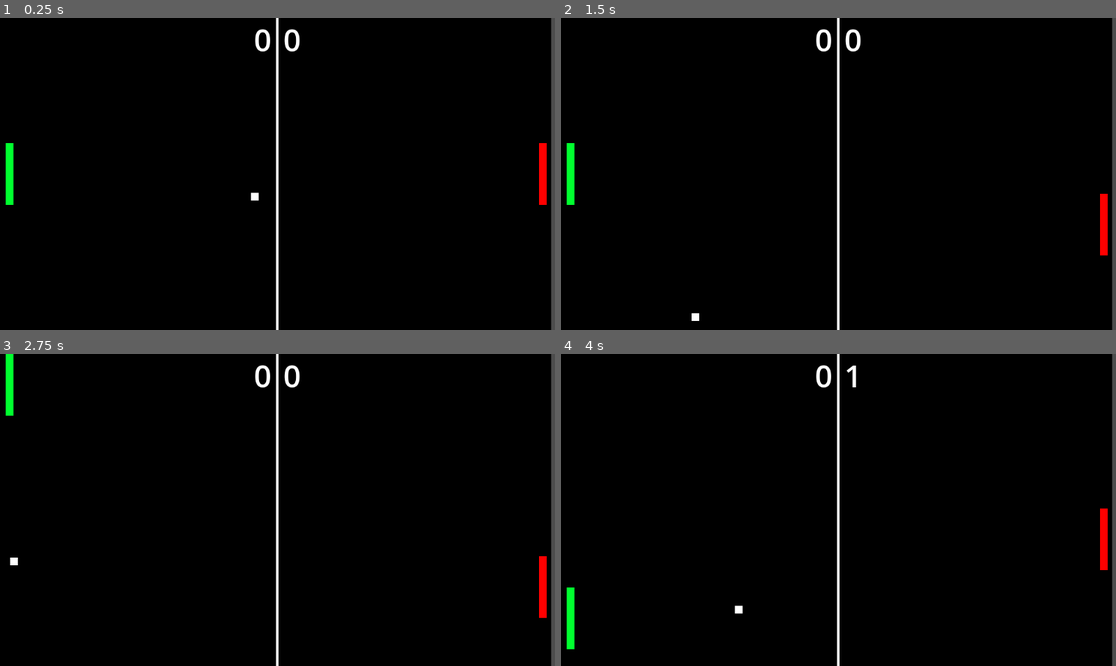
Above: before the commit, frames 1-4 (two rows, left to right).
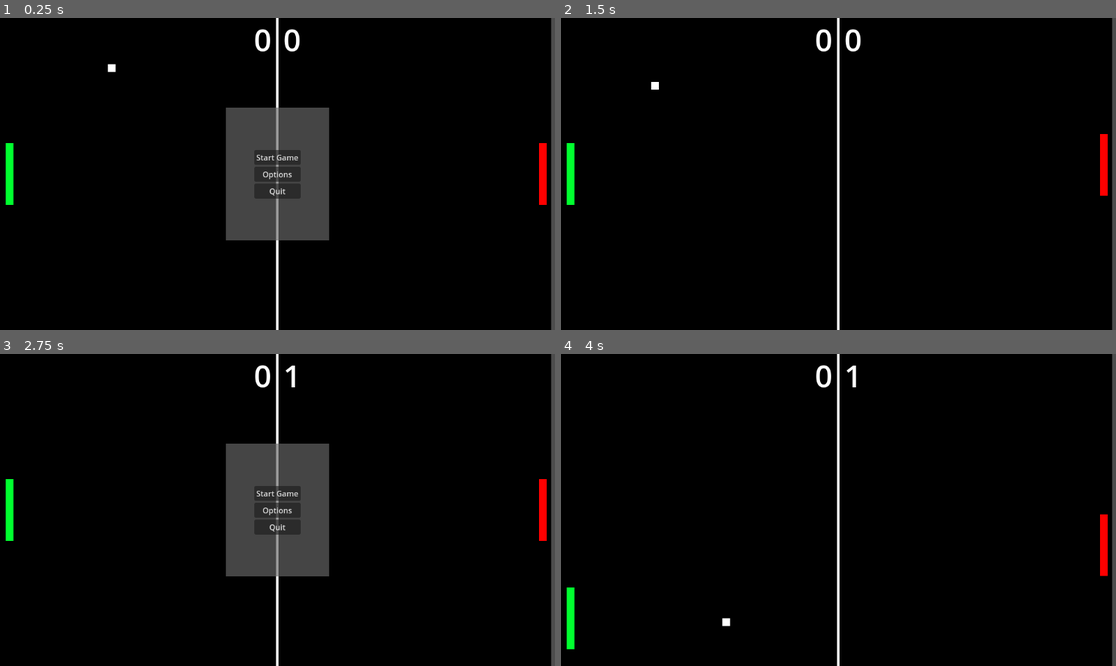
Above: after the commit, the same moments.

Repository: mlioz/pong
Game: Godot game, scene res://main.tscn
Same seed, same stepped clock (60 frames per second), same inputs: the game is played once before the commit and once after it.
Inputs (mouse positions are in pixels of both pictures, inside the frame that each line leads up to):
- Up to frame 1 (0.25 s): no input
- Up to frame 2 (1.5 s): click (838, 174) at 0.5 s, where only the run after the commit has a clickable "Options"; click (838, 158) at 1.25 s, where only the run after the commit has a clickable "Start Game"
- Up to frame 3 (2.75 s): hold Up (ui_up) from 2.03 s (still down)
- Up to frame 4 (4 s): release Up (ui_up) at 2.75 s; click (838, 494) at 2.75 s, where only the run after the commit has a clickable "Start Game"; hold Down (ui_down) from 3.53 s (still down)

The runs differ from the first frame. In frame 1, 8.0% of the frame differs, in the area x 19-60%, y 14-72%; in frame 2, 0.6%; in frame 3, 9.2%, in the area x 1-99%, y 0-85%; in frame 4, 0.1%.

Commit message:
added pause menu

Diff:
--- a/ai.gd
+++ b/ai.gd
@@ -11,6 +11,10 @@
 func _draw():
 	draw_rect(Rect2(paddle_size.x / 2 * -1, paddle_size.y / 2 * -1, paddle_size.x, paddle_size.y), color, true)
 
+func center_paddle_position() -> void:
+	position.x = screen_size.x - 25
+	position.y = screen_size.y / 2
+
 func _process(delta: float) -> void:
 	position.y += position.direction_to(ball_position).normalized().y * speed * delta
 
--- a/main.gd
+++ b/main.gd
@@ -1,23 +1,30 @@
 extends Node2D
 
 @onready var screen_size: Vector2 = get_viewport().size
-@onready var ui_player_score = $UI/MarginContainer/VBoxContainer/HBoxContainer/PlayerScore
-@onready var ui_ai_score = $UI/MarginContainer/VBoxContainer/HBoxContainer/AIScore
+@onready var ui_player_score = $UI/Score/MarginContainer/VBoxContainer/HBoxContainer/PlayerScore
+@onready var ui_ai_score = $UI/Score/MarginContainer/VBoxContainer/HBoxContainer/AIScore
+@onready var ui_play_button: Button = $UI/MainMenu/MarginContainer/VBoxContainer/Start
+@onready var ui_quit_button: Button = $UI/MainMenu/MarginContainer/VBoxContainer/Quit
 
 var score_player: int = 0
 var score_ai: int = 0
 
 func _ready() -> void:
-	start_game()
+	ui_play_button.pressed.connect(start_game)
+
+	$Player.center_paddle_position()
+	$AI.center_paddle_position()
+
+	pause()
+
+func _process(_delta: float) -> void:
+	if Input.is_action_just_pressed("pause"):
+		ui_play_button.text = "Resume"
+		pause()
 
 func start_game() -> void:
-	$Player.position.x = 20
-	$Player.position.y = screen_size.y / 2
-
-	$AI.position.x = screen_size.x - 25
-	$AI.position.y = screen_size.y / 2
-
-	$Ball.start()
+	ui_play_button.text = "Start Game"
+	unpause()
 
 func game_over() -> void:
 	if $Ball.position.x < 0:
@@ -27,11 +34,24 @@
 		score_player += 1
 		ui_player_score.text = str(score_player)
 
+	$Player.center_paddle_position()
+	$AI.center_paddle_position()
+	$Ball.start()
+
 	print("Game Over. Player score: %s, AI score: %s" % [score_player, score_ai])
-	start_game()
+
+	pause()
 
 func _on_timer_timeout() -> void:
 	$Ball.speed += 50
 
 func _on_ball_body_entered(body: Node) -> void:
 	print("Contact with %s" % body.name)
+
+func pause() -> void:
+	get_tree().paused = true
+	$UI/MainMenu.show()
+
+func unpause() -> void:
+	get_tree().paused = false
+	$UI/MainMenu.hide()
--- a/menu.gd
+++ /dev/null
@@ -1,10 +0,0 @@
-extends Control
-
-func _on_play_pressed() -> void:
-	get_tree().change_scene_to_file("res://main.tscn")
-
-func _on_options_pressed() -> void:
-	pass # Replace with function body.
-
-func _on_quit_pressed() -> void:
-	get_tree().quit()
--- a/menu.tscn
+++ /dev/null
@@ -1,46 +0,0 @@
-[gd_scene load_steps=2 format=3 uid="uid://2mmvhkk70cd"]
-
-[ext_resource type="Script" uid="uid://cbv2k22tml8t1" path="res://menu.gd" id="1_lti8b"]
-
-[node name="Menu" type="Control"]
-layout_mode = 3
-anchors_preset = 15
-anchor_right = 1.0
-anchor_bottom = 1.0
-grow_horizontal = 2
-grow_vertical = 2
-script = ExtResource("1_lti8b")
-
-[node name="MarginContainer" type="MarginContainer" parent="."]
-layout_mode = 1
-anchors_preset = 8
-anchor_left = 0.5
-anchor_top = 0.5
-anchor_right = 0.5
-anchor_bottom = 0.5
-offset_left = -35.0
-offset_top = -50.5
-offset_right = 35.0
-offset_bottom = 50.5
-grow_horizontal = 2
-grow_vertical = 2
-
-[node name="VBoxContainer" type="VBoxContainer" parent="MarginContainer"]
-layout_mode = 2
-
-[node name="Play" type="Button" parent="MarginContainer/VBoxContainer"]
-layout_mode = 2
-text = "Play"
-
-[node name="Options" type="Button" parent="MarginContainer/VBoxContainer"]
-layout_mode = 2
-text = "Options
-"
-
-[node name="Quit" type="Button" parent="MarginContainer/VBoxContainer"]
-layout_mode = 2
-text = "Quit"
-
-[connection signal="pressed" from="MarginContainer/VBoxContainer/Play" to="." method="_on_play_pressed"]
-[connection signal="pressed" from="MarginContainer/VBoxContainer/Options" to="." method="_on_options_pressed"]
-[connection signal="pressed" from="MarginContainer/VBoxContainer/Quit" to="." method="_on_quit_pressed"]
--- a/player.gd
+++ b/player.gd
@@ -9,7 +9,11 @@
 func _draw():
 	draw_rect(Rect2(paddle_size.x / 2 * -1, paddle_size.y / 2 * -1, paddle_size.x, paddle_size.y), color, true)
 
-func _physics_process(delta: float) -> void:
+func center_paddle_position() -> void:
+	position.x = 20
+	position.y = screen_size.y / 2
+
+func _process(delta: float) -> void:
 	var axis = Input.get_axis("ui_up", "ui_down")
 
 	position.y += axis * speed * delta
--- a/project.godot
+++ b/project.godot
@@ -16,6 +16,14 @@
 config/features=PackedStringArray("4.5", "Mobile")
 config/icon="res://icon.svg"
 
+[input]
+
+pause={
+"deadzone": 0.2,
+"events": [Object(InputEventKey,"resource_local_to_scene":false,"resource_name":"","device":-1,"window_id":0,"alt_pressed":false,"shift_pressed":false,"ctrl_pressed":false,"meta_pressed":false,"pressed":false,"keycode":0,"physical_keycode":4194305,"key_label":0,"unicode":0,"location":0,"echo":false,"script":null)
+]
+}
+
 [rendering]
 
 renderer/rendering_method="mobile"
--- /dev/null
+++ b/ui.gd
@@ -0,0 +1,7 @@
+extends CanvasLayer
+
+func _on_play_pressed() -> void:
+	pass
+
+func _on_quit_pressed() -> void:
+	get_tree().quit()
--- a/ui.tscn
+++ b/ui.tscn
@@ -1,36 +1,114 @@
-[gd_scene load_steps=2 format=3 uid="uid://clkc2d78w8hbj"]
+[gd_scene load_steps=3 format=3 uid="uid://clkc2d78w8hbj"]
+
+[ext_resource type="Script" uid="uid://cq8clphnykuji" path="res://ui.gd" id="1_fyqef"]
 
 [sub_resource type="LabelSettings" id="LabelSettings_h0uja"]
 font_size = 64
 
 [node name="UI" type="CanvasLayer"]
+script = ExtResource("1_fyqef")
 
-[node name="MarginContainer" type="MarginContainer" parent="."]
-anchors_preset = 15
-anchor_right = 1.0
-anchor_bottom = 1.0
+[node name="Score" type="Control" parent="."]
+layout_mode = 3
+anchors_preset = 5
+anchor_left = 0.5
+anchor_right = 0.5
+offset_left = -20.0
+offset_right = 20.0
+offset_bottom = 40.0
 grow_horizontal = 2
-grow_vertical = 2
 
-[node name="VBoxContainer" type="VBoxContainer" parent="MarginContainer"]
+[node name="MarginContainer" type="MarginContainer" parent="Score"]
+layout_mode = 1
+anchors_preset = 5
+anchor_left = 0.5
+anchor_right = 0.5
+offset_left = -49.0
+offset_right = 49.0
+offset_bottom = 88.0
+grow_horizontal = 2
+
+[node name="VBoxContainer" type="VBoxContainer" parent="Score/MarginContainer"]
 layout_mode = 2
 size_flags_vertical = 0
 
-[node name="HBoxContainer" type="HBoxContainer" parent="MarginContainer/VBoxContainer"]
+[node name="HBoxContainer" type="HBoxContainer" parent="Score/MarginContainer/VBoxContainer"]
 layout_mode = 2
 size_flags_horizontal = 4
 size_flags_vertical = 4
 theme_override_constants/separation = 24
 alignment = 1
 
-[node name="PlayerScore" type="Label" parent="MarginContainer/VBoxContainer/HBoxContainer"]
+[node name="PlayerScore" type="Label" parent="Score/MarginContainer/VBoxContainer/HBoxContainer"]
 layout_mode = 2
 size_flags_horizontal = 0
 text = "0"
 label_settings = SubResource("LabelSettings_h0uja")
 
-[node name="AIScore" type="Label" parent="MarginContainer/VBoxContainer/HBoxContainer"]
+[node name="AIScore" type="Label" parent="Score/MarginContainer/VBoxContainer/HBoxContainer"]
 layout_mode = 2
 size_flags_horizontal = 8
 text = "0"
 label_settings = SubResource("LabelSettings_h0uja")
+
+[node name="MainMenu" type="Control" parent="."]
+process_mode = 2
+layout_mode = 3
+anchors_preset = 8
+anchor_left = 0.5
+anchor_top = 0.5
+anchor_right = 0.5
+anchor_bottom = 0.5
+offset_left = -20.0
+offset_top = -20.0
+offset_right = 20.0
+offset_bottom = 20.0
+grow_horizontal = 2
+grow_vertical = 2
+
+[node name="ColorRect" type="ColorRect" parent="MainMenu"]
+layout_mode = 1
+anchors_preset = 8
+anchor_left = 0.5
+anchor_top = 0.5
+anchor_right = 0.5
+anchor_bottom = 0.5
+offset_left = -107.0
+offset_top = -138.0
+offset_right = 107.0
+offset_bottom = 138.0
+grow_horizontal = 2
+grow_vertical = 2
+color = Color(0.4083297, 0.40832937, 0.40832955, 0.6666667)
+
+[node name="MarginContainer" type="MarginContainer" parent="MainMenu"]
+layout_mode = 1
+anchors_preset = 8
+anchor_left = 0.5
+anchor_top = 0.5
+anchor_right = 0.5
+anchor_bottom = 0.5
+offset_left = -35.0
+offset_top = -50.5
+offset_right = 35.0
+offset_bottom = 50.5
+grow_horizontal = 2
+grow_vertical = 2
+
+[node name="VBoxContainer" type="VBoxContainer" parent="MainMenu/MarginContainer"]
+layout_mode = 2
+
+[node name="Start" type="Button" parent="MainMenu/MarginContainer/VBoxContainer"]
+layout_mode = 2
+text = "Start Game"
+
+[node name="Options" type="Button" parent="MainMenu/MarginContainer/VBoxContainer"]
+layout_mode = 2
+text = "Options"
+
+[node name="Quit" type="Button" parent="MainMenu/MarginContainer/VBoxContainer"]
+layout_mode = 2
+text = "Quit"
+
+[connection signal="pressed" from="MainMenu/MarginContainer/VBoxContainer/Start" to="." method="_on_play_pressed"]
+[connection signal="pressed" from="MainMenu/MarginContainer/VBoxContainer/Quit" to="." method="_on_quit_pressed"]
Not shown, removed: menu.gd.uid
Not shown, added: ui.gd.uid
Not shown, added: .DS_Store
